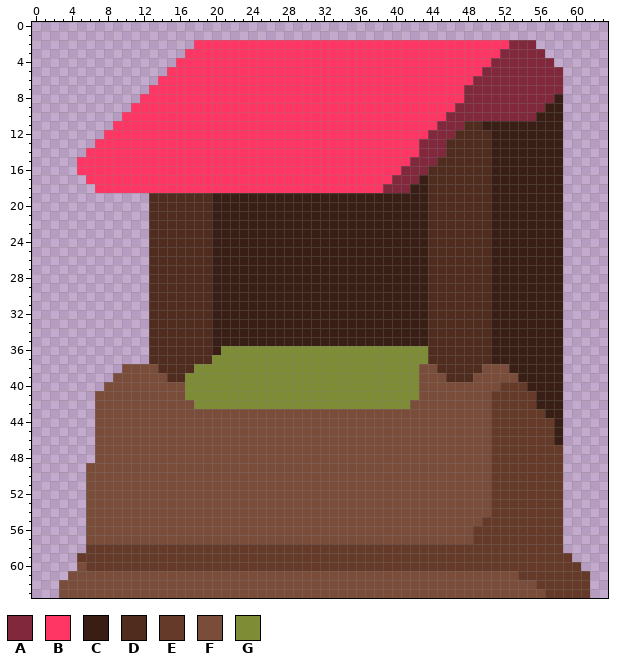
One commit to this pixel-art sprite: Assets/Shop.png. This is how it looked before the edit.
The file is 64x64 pixels. Colours within 5 levels of each other are drawn and written as one.
Palette (. is transparent): A #81283d  B #ff3564  C #381e14  D #502c1e  E #653a29  F #7a4d3b  G #7d8c35
Pixels before (only the part around the change), first column x 0:
 0 ................................................................
 1 ................................................................
 2 ..................BBBBBBBBBBBBBBBBBBBBBBBBBBBBBBBBBBBAAA........
 3 .................BBBBBBBBBBBBBBBBBBBBBBBBBBBBBBBBBBBAAAAA.......
 4 ................BBBBBBBBBBBBBBBBBBBBBBBBBBBBBBBBBBBAAAAAAA......
 5 ...............BBBBBBBBBBBBBBBBBBBBBBBBBBBBBBBBBBBAAAAAAAAA.....
 6 ..............BBBBBBBBBBBBBBBBBBBBBBBBBBBBBBBBBBBAAAAAAAAAA.....
 7 .............BBBBBBBBBBBBBBBBBBBBBBBBBBBBBBBBBBBAAAAAAAAAAA.....
 8 ............BBBBBBBBBBBBBBBBBBBBBBBBBBBBBBBBBBBBAAAAAAAAAAC.....
 9 ...........BBBBBBBBBBBBBBBBBBBBBBBBBBBBBBBBBBBBAAAAAAAAAACC.....
10 ..........BBBBBBBBBBBBBBBBBBBBBBBBBBBBBBBBBBBBAAAAAAAAAACCC.....
11 .........BBBBBBBBBBBBBBBBBBBBBBBBBBBBBBBBBBBBAAADDCCCCCCCCC.....
12 ........BBBBBBBBBBBBBBBBBBBBBBBBBBBBBBBBBBBBAAADDDDCCCCCCCC.....
13 .......BBBBBBBBBBBBBBBBBBBBBBBBBBBBBBBBBBBBAAADDDDDCCCCCCCC.....
14 ......BBBBBBBBBBBBBBBBBBBBBBBBBBBBBBBBBBBBBAAADDDDDCCCCCCCC.....
15 .....BBBBBBBBBBBBBBBBBBBBBBBBBBBBBBBBBBBBBAAADDDDDDCCCCCCCC.....
16 .....BBBBBBBBBBBBBBBBBBBBBBBBBBBBBBBBBBBBAAADDDDDDDCCCCCCCC.....
17 ......BBBBBBBBBBBBBBBBBBBBBBBBBBBBBBBBBBAAACDDDDDDDCCCCCCCC.....
18 .......BBBBBBBBBBBBBBBBBBBBBBBBBBBBBBBBAAACCDDDDDDDCCCCCCCC.....
19 .............DDDDDDDCCCCCCCCCCCCCCCCCCCCCCCCDDDDDDDCCCCCCCC.....
20 .............DDDDDDDCCCCCCCCCCCCCCCCCCCCCCCCDDDDDDDCCCCCCCC.....
21 .............DDDDDDDCCCCCCCCCCCCCCCCCCCCCCCCDDDDDDDCCCCCCCC.....
22 .............DDDDDDDCCCCCCCCCCCCCCCCCCCCCCCCDDDDDDDCCCCCCCC.....
23 .............DDDDDDDCCCCCCCCCCCCCCCCCCCCCCCCDDDDDDDCCCCCCCC.....
24 .............DDDDDDDCCCCCCCCCCCCCCCCCCCCCCCCDDDDDDDCCCCCCCC.....
25 .............DDDDDDDCCCCCCCCCCCCCCCCCCCCCCCCDDDDDDDCCCCCCCC.....
26 .............DDDDDDDCCCCCCCCCCCCCCCCCCCCCCCCDDDDDDDCCCCCCCC.....
27 .............DDDDDDDCCCCCCCCCCCCCCCCCCCCCCCCDDDDDDDCCCCCCCC.....
28 .............DDDDDDDCCCCCCCCCCCCCCCCCCCCCCCCDDDDDDDCCCCCCCC.....
29 .............DDDDDDDCCCCCCCCCCCCCCCCCCCCCCCCDDDDDDDCCCCCCCC.....
30 .............DDDDDDDCCCCCCCCCCCCCCCCCCCCCCCCDDDDDDDCCCCCCCC.....
31 .............DDDDDDDCCCCCCCCCCCCCCCCCCCCCCCCDDDDDDDCCCCCCCC.....
32 .............DDDDDDDCCCCCCCCCCCCCCCCCCCCCCCCDDDDDDDCCCCCCCC.....
33 .............DDDDDDDCCCCCCCCCCCCCCCCCCCCCCCCDDDDDDDCCCCCCCC.....
34 .............DDDDDDDCCCCCCCCCCCCCCCCCCCCCCCCDDDDDDDCCCCCCCC.....
35 .............DDDDDDDCCCCCCCCCCCCCCCCCCCCCCCCDDDDDDDCCCCCCCC.....
36 .............DDDDDDDCGGGGGGGGGGGGGGGGGGGGGGGDDDDDDDCCCCCCCC.....
37 .............DDDDDDDGGGGGGGGGGGGGGGGGGGGGGGGDDDDDDDCCCCCCCC.....
38 ..........FFFFDDDDGGGGGGGGGGGGGGGGGGGGGGGGGFFDDDDDFFFCCCCCC.....
39 .........FFFFFFDDGGGGGGGGGGGGGGGGGGGGGGGGGGFFFDDDFFFFFCCCCC.....
40 ........FFFFFFFFFGGGGGGGGGGGGGGGGGGGGGGGGGGFFFFFFFFFEEECCCC.....
41 .......FFFFFFFFFFGGGGGGGGGGGGGGGGGGGGGGGGGGFFFFFFFFEEEEECCC.....
42 .......FFFFFFFFFFFGGGGGGGGGGGGGGGGGGGGGGGGFFFFFFFFFEEEEECCC.....
43 .......FFFFFFFFFFFFFFFFFFFFFFFFFFFFFFFFFFFFFFFFFFFFEEEEEECC.....
44 .......FFFFFFFFFFFFFFFFFFFFFFFFFFFFFFFFFFFFFFFFFFFFEEEEEEEC.....
45 .......FFFFFFFFFFFFFFFFFFFFFFFFFFFFFFFFFFFFFFFFFFFFEEEEEEEC.....
46 .......FFFFFFFFFFFFFFFFFFFFFFFFFFFFFFFFFFFFFFFFFFFFEEEEEEEC.....
47 .......FFFFFFFFFFFFFFFFFFFFFFFFFFFFFFFFFFFFFFFFFFFFEEEEEEEE.....
48 .......FFFFFFFFFFFFFFFFFFFFFFFFFFFFFFFFFFFFFFFFFFFFEEEEEEEE.....
49 ......FFFFFFFFFFFFFFFFFFFFFFFFFFFFFFFFFFFFFFFFFFFFFEEEEEEEE.....
50 ......FFFFFFFFFFFFFFFFFFFFFFFFFFFFFFFFFFFFFFFFFFFFFEEEEEEEE.....
51 ......FFFFFFFFFFFFFFFFFFFFFFFFFFFFFFFFFFFFFFFFFFFFFEEEEEEEE.....
52 ......FFFFFFFFFFFFFFFFFFFFFFFFFFFFFFFFFFFFFFFFFFFFFEEEEEEEE.....
53 ......FFFFFFFFFFFFFFFFFFFFFFFFFFFFFFFFFFFFFFFFFFFFFEEEEEEEE.....
54 ......FFFFFFFFFFFFFFFFFFFFFFFFFFFFFFFFFFFFFFFFFFFFFEEEEEEEE.....
55 ......FFFFFFFFFFFFFFFFFFFFFFFFFFFFFFFFFFFFFFFFFFFFEEEEEEEEE.....
56 ......FFFFFFFFFFFFFFFFFFFFFFFFFFFFFFFFFFFFFFFFFFFEEEEEEEEEE.....
57 ......FFFFFFFFFFFFFFFFFFFFFFFFFFFFFFFFFFFFFFFFFFFEEEEEEEEEE.....
58 ......EEEEEEEEEEEEEEEEEEEEEEEEEEEEEEEEEEEEEEEEEEEEEEEEEEEEE.....
59 .....EEEEEEEEEEEEEEEEEEEEEEEEEEEEEEEEEEEEEEEEEEEEEEEEEEEEEEE....
60 .....FEEEEEEEEEEEEEEEEEEEEEEEEEEEEEEEEEEEEEEEEEEEEEEEEEEEEEEE...
61 ....FFFFFFFFFFFFFFFFFFFFFFFFFFFFFFFFFFFFFFFFFFFFFFFFFFEEEEEEEE..
62 ...FFFFFFFFFFFFFFFFFFFFFFFFFFFFFFFFFFFFFFFFFFFFFFFFFFFFFEEEEEE..
63 ...FFFFFFFFFFFFFFFFFFFFFFFFFFFFFFFFFFFFFFFFFFFFFFFFFFFFFFEEEEE..
Once edited:
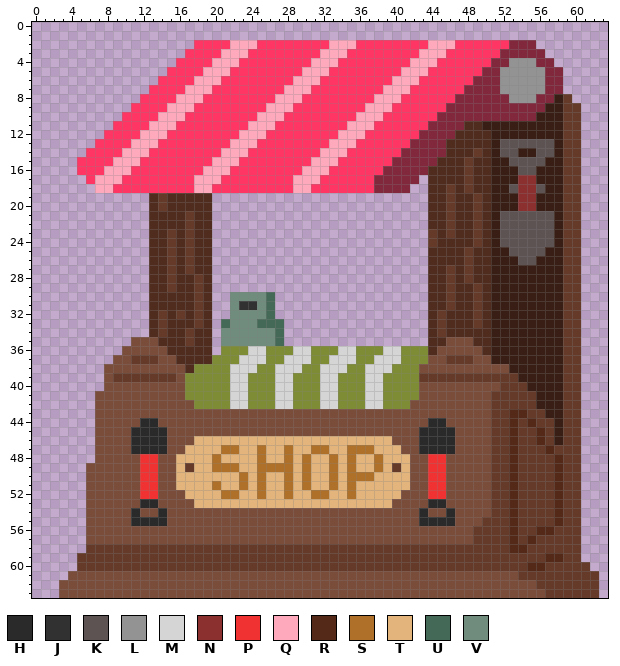
Colours new in this view: H #2a2a2a  J #313131  K #5e5353  L #939393  M #d5d5d5  N #8c2f2f  P #f13232  Q #ffa9bd  R #542918  S #af7129  T #e3b47c  U #456957  V #6f8c7d
From the commit log: shop 앞에서 c키 누르면 상점 열리고 닫힘
Difference:
Changed rows in their new state; - is an unchanged pixel.
first column x 5:
 2 -----------------QQQ--------QQQ--------QQQ----------------
 3 ----------------QQQ--------QQQ--------QQQ-----------------
 4 ---------------QQQ--------QQQ--------QQQ--------LLL-------
 5 --------------QQQ--------QQQ--------QQQ--------LLLLL------
 6 -------------QQQ--------QQQ--------QQQ---------LLLLL------
 7 ------------QQQ--------QQQ--------QQQ----------LLLLL------
 8 -----------QQQ--------QQQ--------QQQ------A-----LLL---E---
 9 ----------QQQ--------QQQ--------QQQ------A------------EE--
10 ---------QQQ--------QQQ--------QQQ------A-------------EE--
11 --------QQQ--------QQQ--------QQQ------A--------------EE--
12 -------QQQ--------QQQ--------QQQ------A---------------EE--
13 ------QQQ--------QQQ--------QQQ------A---------KKKKKK-EE--
14 -----QQQ--------QQQ--------QQQ------AA------E--KK--KK-EE--
15 ----QQQ--------QQQ--------QQQ------AA------E----KKKK--EE--
16 ---QQQ--------QQQ--------QQQ------AA-------E-----KK---EE--
17 --QQQ--------QQQ--------QQQ------AA---.----E-----NN---EE--
18 --QQ---------QQ---------QQ-------A---..--E-E----KNNK--EE--
19 ---------E-----........................--E--E----NN---EE--
20 ---------E-----........................--E--E----NN---EE--
21 ------------E--........................--E--E--KKKKKK-EE--
22 ------------E--........................--E--E--KKKKKK-EE--
23 ----------E-E--........................E-E--E--KKKKKK-EE--
24 ----------E-E--........................E----E--KKKKKK-EE--
25 ----------E-E--........................----E----KKKK--EE--
26 ----------E-E--........................----E-----KK---EE--
27 ----------E-E--........................--E-E----------EE--
28 ----------E--E-........................--E-E----------EE--
29 ----------E--E-........................--E--E---------EE--
30 -------------E-..VVVVU.................--E--E---------EE--
31 -------------E-..VJJVU.................--E--E---------EE--
32 ---------E-E-E-..VVVVU.................-E---E---------EE--
33 ---------E---E-.UVVVUUU................-E---E---------EE--
34 ---------E--E--.VVVVVVU................-E-------------EE--
35 ------FFF---E--.VVVVVVU................--FFF----------EE--
36 -----FFFFF-----.---MM---MM---MM---MM----FFFFF---------EE--
37 ----FFEEEFF-------MMM--MMM--MMM--MMM---FFEEEFF--------EE--
38 ---FF----FFF-----MMM--MMM--MMM--MMM-----FFFFF---------EE--
39 ---FEEEEEEEF-----MM---MM---MM---MM----EEEEEEEEEEE-----EE--
40 -----------------MM---MM---MM---MM--------------------EE--
41 -----------------MM---MM---MM---MM--------------------EE--
42 -----------------MM---MM---MM---MM--------------------EE--
43 ------------------------------------------------RR----EE--
44 -------HH------------------------------HH-------R-R---EE--
45 ------HHHH----------------------------HHHH------R--R--EE--
46 ------HHHH---TTTTTTTTTTTTTTTTTTTTTT---HHHH------R--R--EE--
47 ------HHHH--TTTTSSTTSTTSTTSSTTSSSTTT--HHHH------R---R-EE--
48 -------PP--TTTTSTTTTSTTSTSTTSTSTTSTTT--PP-------R----REE--
49 -------PP--TETTSSSTTSSSSTSTTSTSTTSTET--PP-------R----REE--
50 -------PP--TTTTTTTSTSTTSTSTTSTSSSTTTT--PP-------R----REE--
51 -------PP--TTTTSTTSTSTTSTSTTSTSTTTTTT--PP-------R----REE--
52 -------PP---TTTTSSTTSTTSTTSSTTSTTTTT---PP-------R----REE--
53 -------HH----TTTTTTTTTTTTTTTTTTTTTT----HH-------R----REE--
54 ------H--H----------------------------H--H------R----REE--
55 ------HHHH----------------------------HHHH------R----REE--
56 ------------------------------------------------R--RR-EE--
57 ------------------------------------------------R-R---EE--
58 ------------------------------------------------RR----EE--
59 ----------------------------------------------------RR-E--
60 E-------------------------------------------------RR----E-
61 ---------------------------------------------------------E
62 ---------------------------------------------------------E
63 ---------------------------------------------------------E
